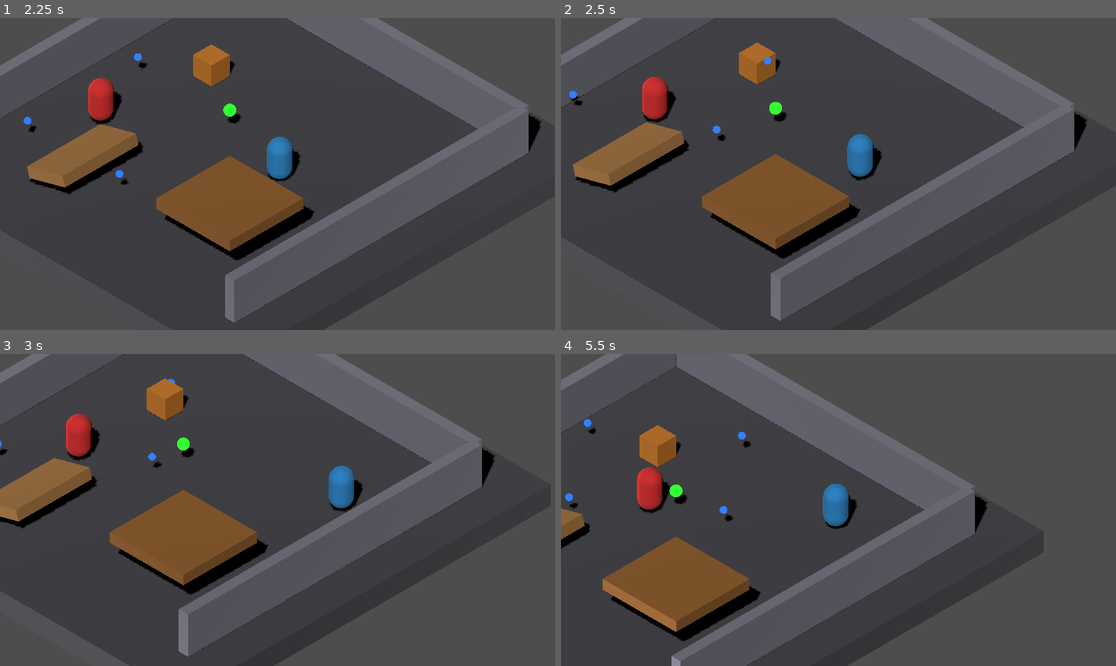
Above: before the commit, frames 1-4 (two rows, left to right).
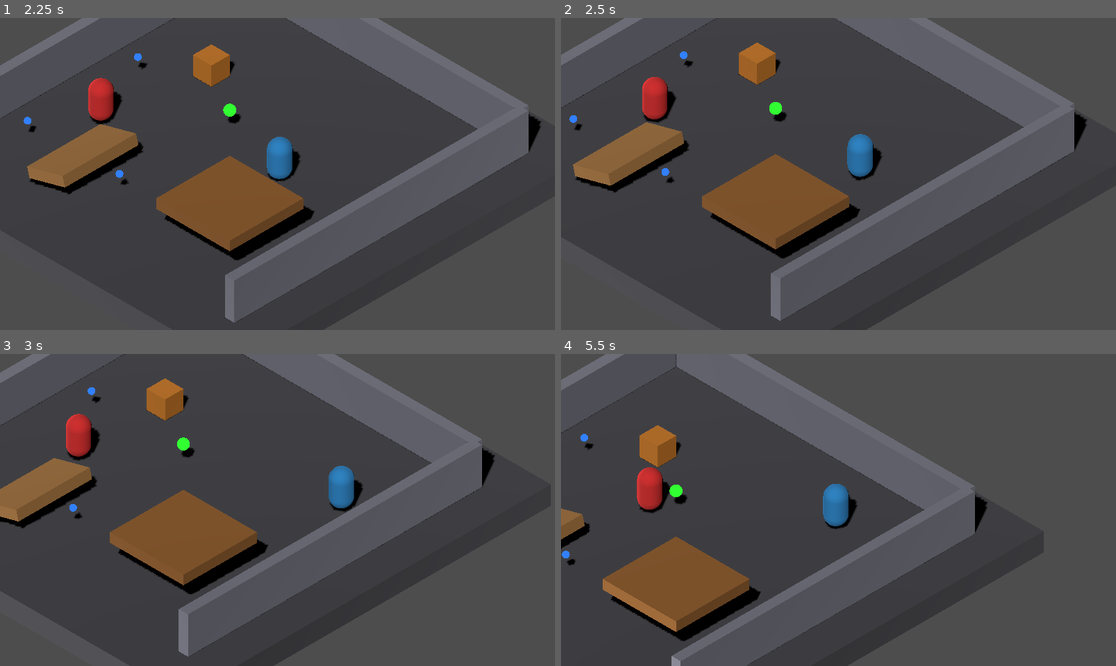
Above: after the commit, the same moments.

Repository: czoesq/3d-stealth
Game: Godot game, scene res://test_world.tscn
Same seed, same stepped clock (60 frames per second), same inputs: the game is played once before the commit and once after it.
Inputs:
- Up to frame 1 (2.25 s): tap Enter at 0.5 s; hold D (move_right) 0.53-1.28 s; tap C (crouch_toggle) at 0.6, 2.1 s; tap Space (jump) at 0.77, 1.52 s; hold S (move_back) 1.28-2.03 s; tap Shift (sprint) at 1.35 s; hold D (move_right) from 2.03 s (still down)
- Up to frame 2 (2.5 s): keep holding D (move_right)
- Up to frame 3 (3 s): release D (move_right) at 2.78 s; hold W (move_forward) from 2.78 s (still down); tap Shift (sprint) at 2.85 s
- Up to frame 4 (5.5 s): tap Space (jump) at 3.02, 3.77, 4.52 s; release W (move_forward) at 3.53 s; hold A (move_left) 3.53-5.03 s; tap C (crouch_toggle) at 3.6, 5.1 s; tap Shift (sprint) at 4.35 s; hold S (move_back) from 5.03 s (still down)

Frame 1 is identical in both runs. In frame 2, 0.3% of the frame differs, in the area x 1-38%, y 10-53%; in frame 3, 0.2%; in frame 4, 0.3%, in the area x 0-35%, y 20-68%.

Commit message:
Fix waypoint setup order (add_child before set_as_top_level), stop updating patrol markers each frame

Diff:
--- a/Scripts/AI/enemy_controller.gd
+++ b/Scripts/AI/enemy_controller.gd
@@ -205,9 +205,9 @@
 		mat.shading_mode = BaseMaterial3D.SHADING_MODE_UNSHADED
 		mesh.material = mat
 		sphere.mesh = mesh
+		add_child(sphere)
+		sphere.set_as_top_level(true)
 		sphere.global_position = pt.global_position
-		sphere.set_as_top_level(true)
-		add_child(sphere)
 		_debug_patrol_markers.append(sphere)
 
 	var target_sphere := MeshInstance3D.new()
@@ -220,17 +220,14 @@
 	tmat.shading_mode = BaseMaterial3D.SHADING_MODE_UNSHADED
 	tmesh.material = tmat
 	target_sphere.mesh = tmesh
+	add_child(target_sphere)
 	target_sphere.set_as_top_level(true)
-	add_child(target_sphere)
 	_debug_target_marker = target_sphere
 
 
 func _update_debug_waypoints() -> void:
 	if not show_waypoints:
 		return
-	for i in _debug_patrol_markers.size():
-		if i < patrol_points.size():
-			_debug_patrol_markers[i].global_position = patrol_points[i].global_position
 	if _debug_target_marker:
 		_debug_target_marker.global_position = nav_agent.target_position
 
